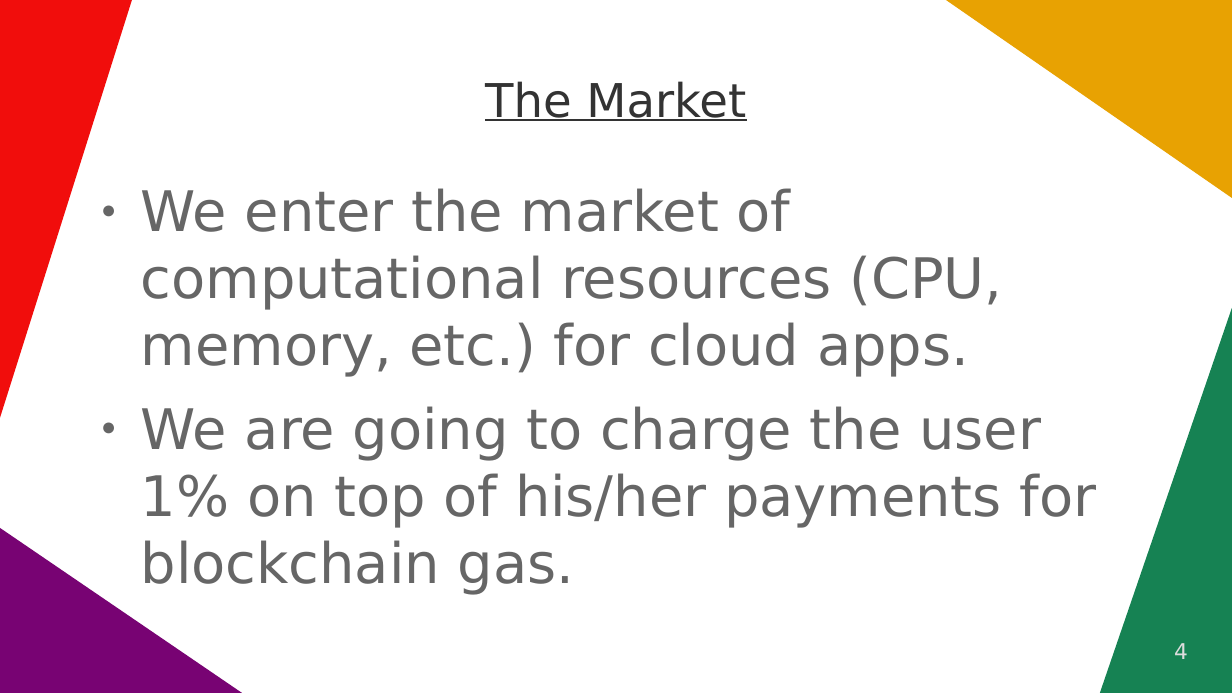
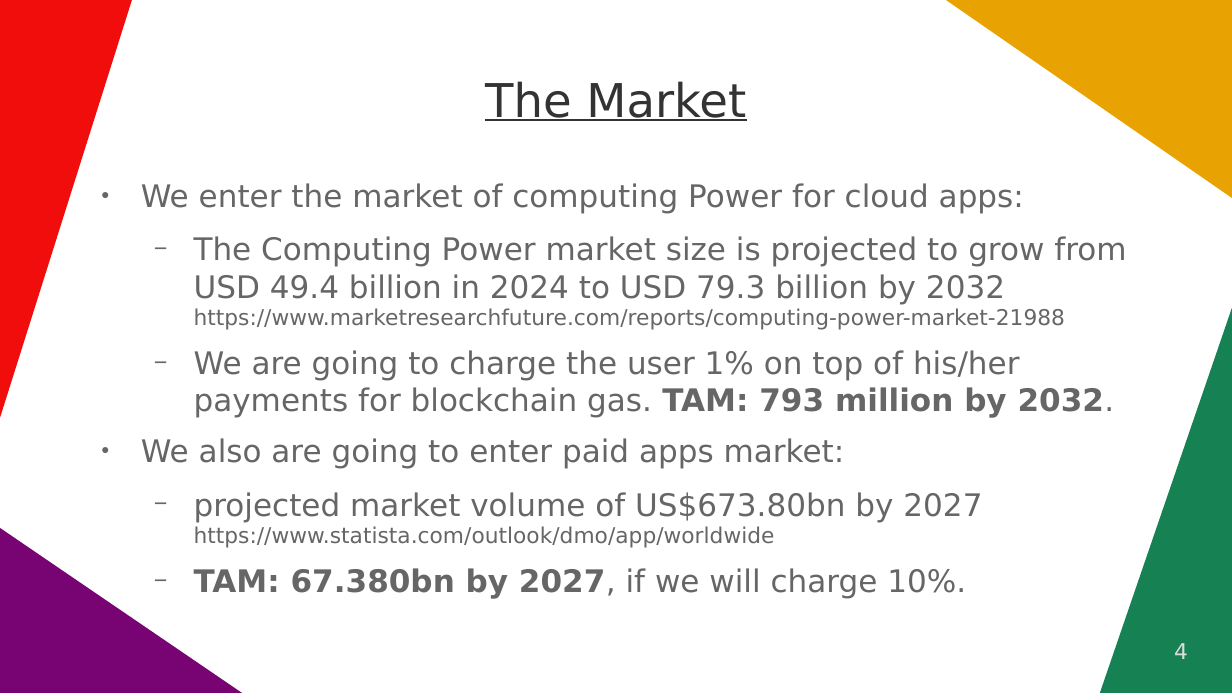
Before and after one commit to vporton/icp-package-manager, a slide deck: slide 4 of docs/presentation.odp. Drawn at 1232x693 pixels with LibreOffice and Linux fonts; fonts in the diff are those of the drawing. Boxes give left, top, right and bottom in pixels: in the first picture for what was removed or moved away, otherwise in the second. Text is boxed around its words. In the diff, an @@ line names an element or a change of style, - is before the commit and + after.

```diff
--- a/docs/presentation.odp
+++ b/docs/presentation.odp
@@ text at bbox=[141, 183, 1126, 599]: text changed; size 36 to 20 pt @@
-● We enter the market of computational resources (CPU, memory, etc.) for cloud apps.
-● We are going to charge the user 1% on top of his/her payments for blockchain gas.
+● We enter the market of computing Power for cloud apps:
+  − The Computing Power market size is projected to grow from USD 49.4 billion in 2024 to USD 79.3 billion by 2032 https://www.marketresearchfuture.com/reports/computing-power-market-21988
+  − We are going to charge the user 1% on top of his/her payments for blockchain gas. TAM: 793 million by 2032.
+● We also are going to enter paid apps market:
+  − projected market volume of US$673.80bn by 2027
+    https://www.statista.com/outlook/dmo/app/worldwide
+  − TAM: 67.380bn by 2027, if we will charge 10%.
```
Also in this commit, not shown: 4 other slides changed, 1 slide added.
